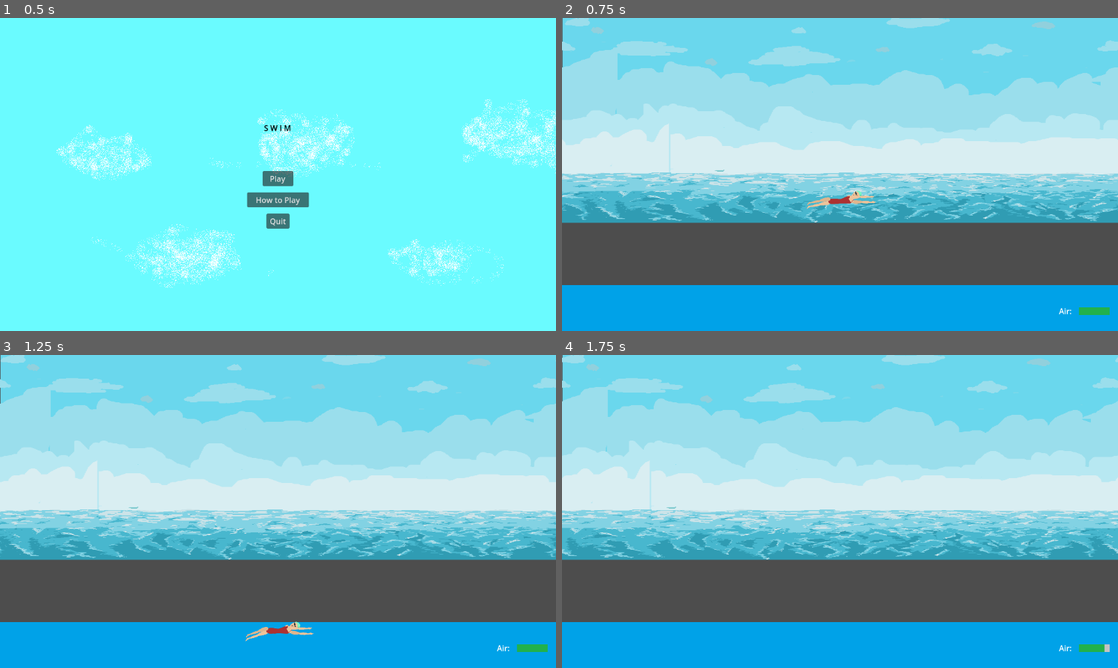
Above: before the commit, frames 1-4 (two rows, left to right).
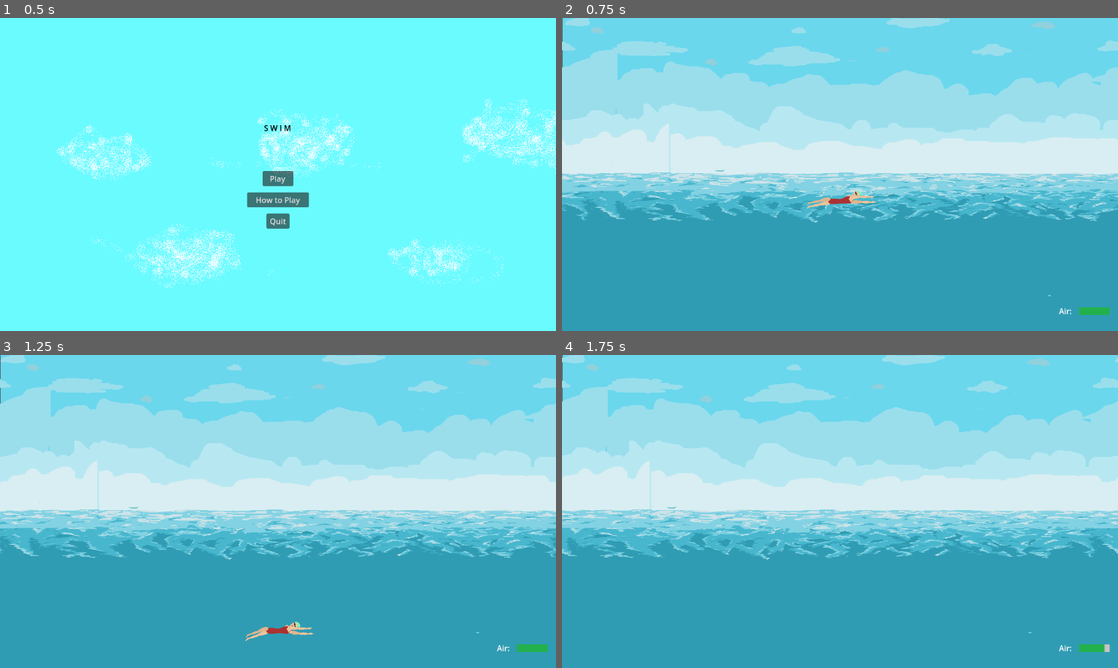
Above: after the commit, the same moments.

Repository: acnolan/Pixel-Game-Jam-2024
Game: Godot game, scene res://scenes/menu/start_screen.tscn
Two runs of this game, one before a commit and one after it. Both use one fixed random seed, a clock stepped at 60 frames per second and the inputs below.
Inputs:
- Up to frame 1 (0.5 s): no input
- Up to frame 2 (0.75 s): click "Play" at 0.5 s
- Up to frame 3 (1.25 s): no input
- Up to frame 4 (1.75 s): hold W from 1.28 s (still down); tap I at 1.35 s

Frame 1 is identical in both runs. In frame 2, 35% of the frame differs, in the area x 0-100%, y 65-100%; in frame 3, 34%; in frame 4, 35%.

Commit message:
background

Diff:
--- a/scenes/parallax_background.tscn
+++ b/scenes/parallax_background.tscn
@@ -9,6 +9,7 @@
 [ext_resource type="Texture2D" uid="uid://cbh3h4iajfxft" path="res://art/swim game water bg1-export.png" id="4_3jg8h"]
 [ext_resource type="Texture2D" uid="uid://byxho5q08uw2b" path="res://art/swim game water clouds fg2-export.png" id="4_u1ltu"]
 [ext_resource type="Texture2D" uid="uid://c4yauinump50v" path="res://art/swim game water clouds fg1-export.png" id="5_256qg"]
+[ext_resource type="Texture2D" uid="uid://dnij0val2myaf" path="res://art/swim game OCEAN-export.png" id="10_yv7p5"]
 
 [node name="ParallaxBackground" type="ParallaxBackground"]
 script = ExtResource("1_wlfnx")
@@ -75,3 +76,11 @@
 [node name="Sprite2D" type="Sprite2D" parent="Water Bg 1"]
 position = Vector2(0, 402)
 texture = ExtResource("4_3jg8h")
+
+[node name="Ocean fg" type="ParallaxLayer" parent="."]
+motion_scale = Vector2(0.4, 1)
+motion_mirroring = Vector2(1150, 0)
+
+[node name="Sprite2D" type="Sprite2D" parent="Ocean fg"]
+position = Vector2(1152, 647)
+texture = ExtResource("10_yv7p5")
--- a/scenes/world.tscn
+++ b/scenes/world.tscn
@@ -57,6 +57,7 @@
 [node name="World" type="Node2D"]
 
 [node name="TileMap" type="TileMap" parent="."]
+visible = false
 position = Vector2(0, -128)
 tile_set = SubResource("TileSet_npsls")
 rendering_quadrant_size = 1
Not shown: 1 places in scenes/parallax_background.tscn that only renumber resources
